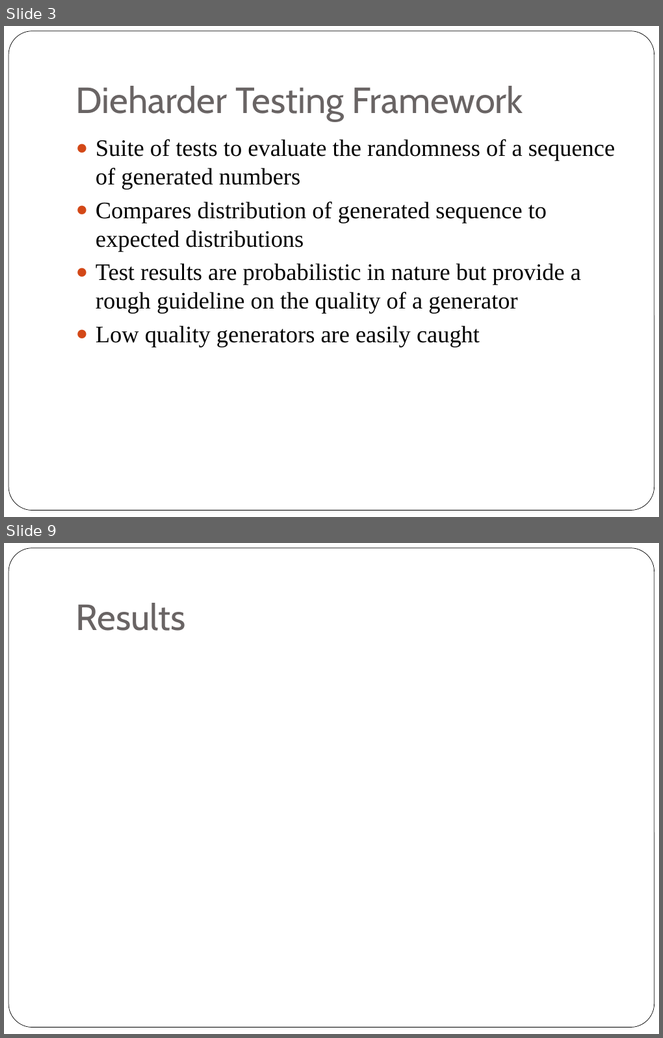
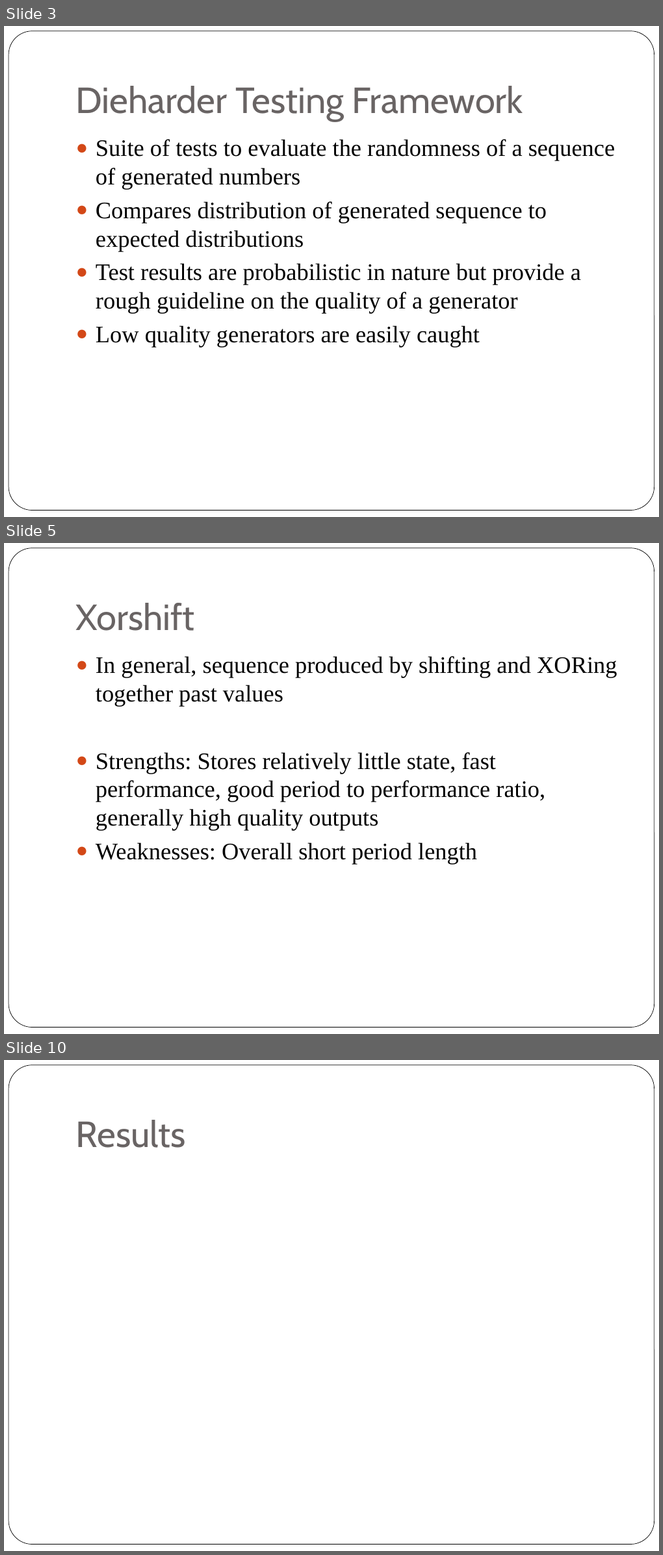
Before and after one commit to kashev/rngs, a slide deck: presentation/pres.pptx. Shown one above the other, each under a label of ours: slides 3 and 9 before the commit, slides 3, 5 and 10 after it; the slides between them are not shown. The pictures are 663x1038 and 663x1555 pixels, drawn with LibreOffice and Linux fonts; fonts in the diff are those of the drawing. Boxes give left, top, right and bottom in pixels: in the first picture for what was removed or moved away, otherwise in the second. Text is boxed around its words. In the diff, an @@ line names an element or a change of style, - is before the commit and + after.

```diff
--- a/presentation/pres.pptx
+++ b/presentation/pres.pptx
@@ slide 5 added at (4, 543, 659, 1034), background #FFFFFF; not listed: 1 template element that a slide beside it also shows @@
@@ title added at (76, 603, 195, 631), 40 pt, text #696464 @@
+Xorshift
@@ text added at (96, 656, 617, 864), 26 pt, text #000000 @@
+● In general, sequence produced by shifting and XORing together past values
+● Strengths: Stores relatively little state, fast performance, good period to performance ratio, generally high quality outputs
+● Weaknesses: Overall short period length
@@ what was slide 9 is now slide 10 @@
```
Also in this commit, not shown: 3 slides changed, 2 other slides added, 2 slides removed.
